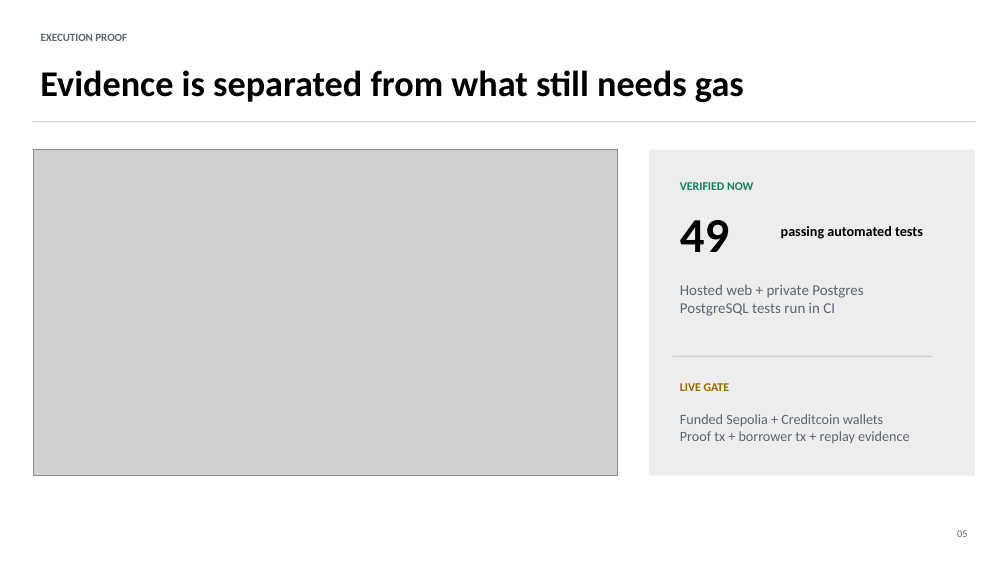
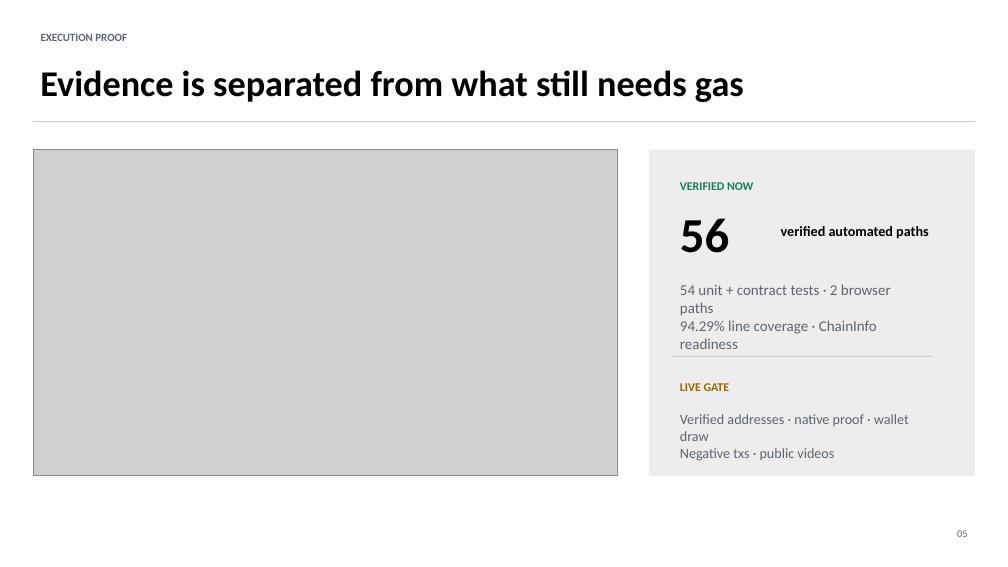
Before and after one commit to choguun/AttestLock-Agent, a slide deck: slide 5 of docs/deck/AttestLock-Hackathon-Deck.pptx. Drawn at 1008x567 pixels with LibreOffice and Linux fonts; fonts in the diff are those of the drawing; grey boxes stand for pictures. Boxes give left, top, right and bottom in pixels: in the first picture for what was removed or moved away, otherwise in the second. Text is boxed around its words. In the diff, an @@ line names an element or a change of style, - is before the commit and + after.

Commit message:
docs: refresh 90-plus judge evidence

```diff
--- a/docs/deck/AttestLock-Hackathon-Deck.pptx
+++ b/docs/deck/AttestLock-Hackathon-Deck.pptx
@@ text at (680,218,729,253): text changed @@
-49
+56
@@ text at (781,226,928,239): text changed @@
-passing automated tests
+verified automated paths
@@ text at (680,284,891,349): text changed @@
-Hosted web + private Postgres
-PostgreSQL tests run in CI
+54 unit + contract tests · 2 browser paths
+94.29% line coverage · ChainInfo readiness
@@ text at (680,414,909,461): text changed @@
-Funded Sepolia + Creditcoin wallets
-Proof tx + borrower tx + replay evidence
+Verified addresses · native proof · wallet draw
+Negative txs · public videos
```
Also in this commit, not shown: 1 other slide changed, 3 other files.
